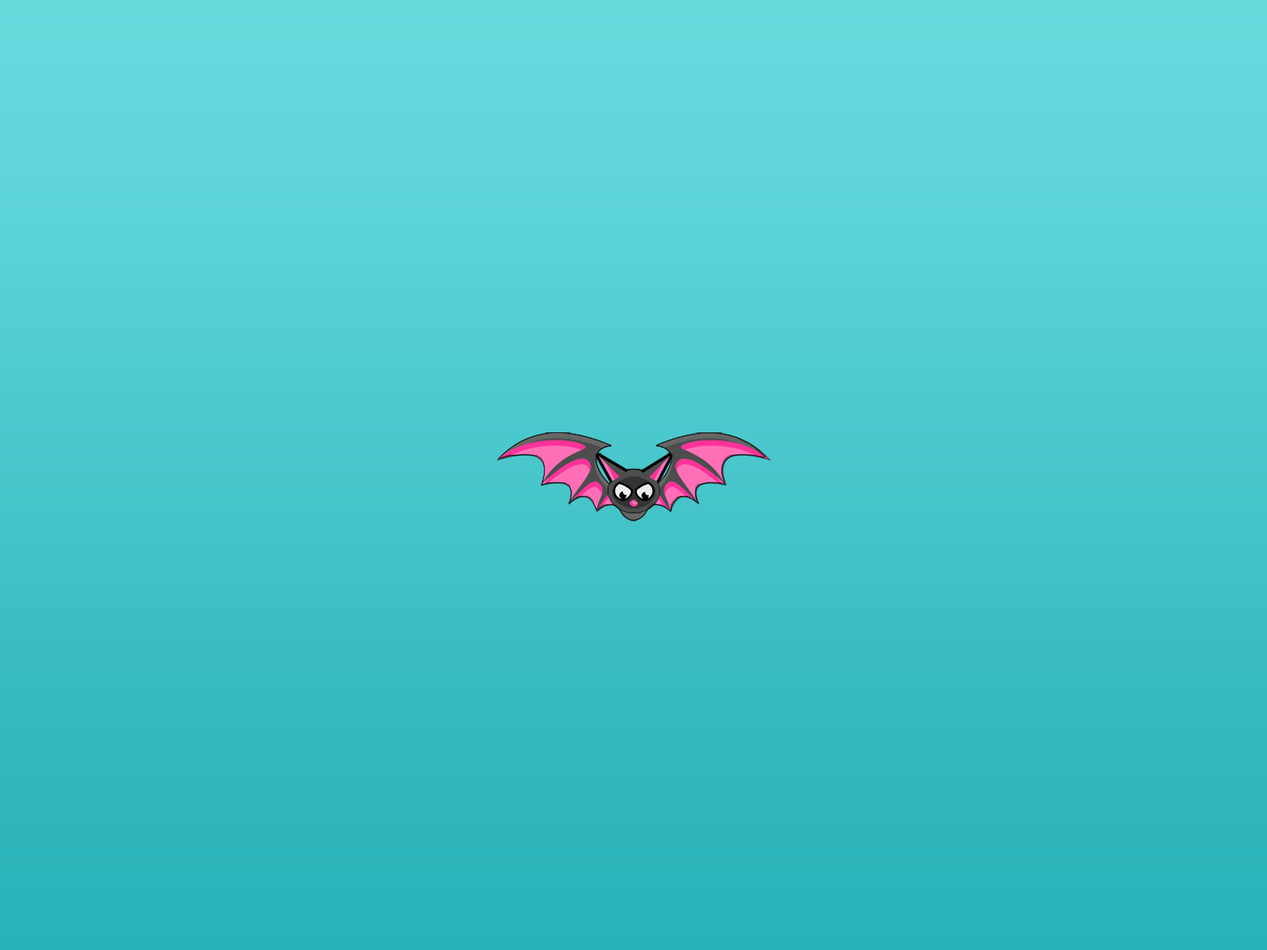
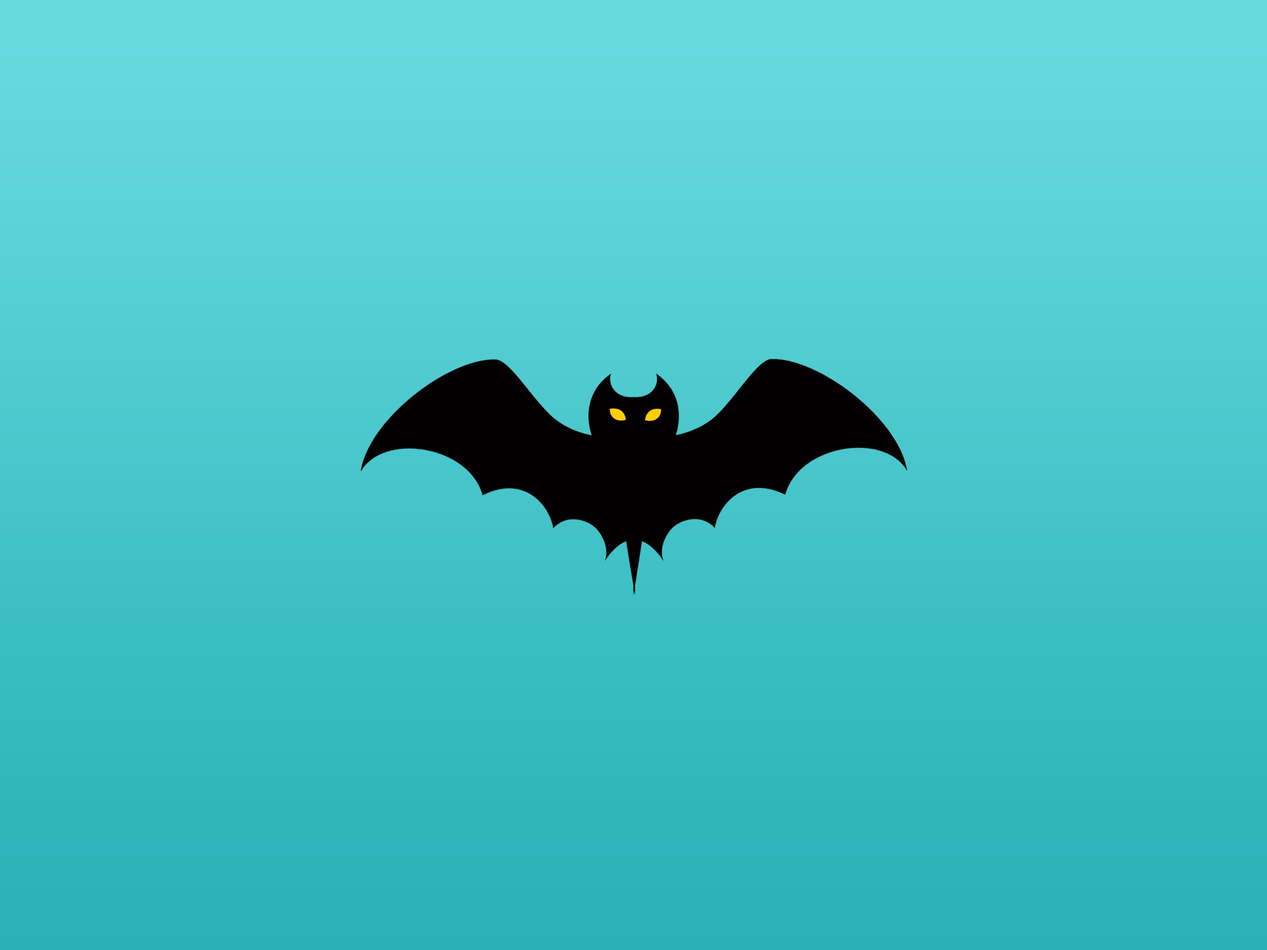
Layer changes from the first 1267×950 image to the second:
painted on "launch2048x1536.png" over [360, 358, 908, 595]
